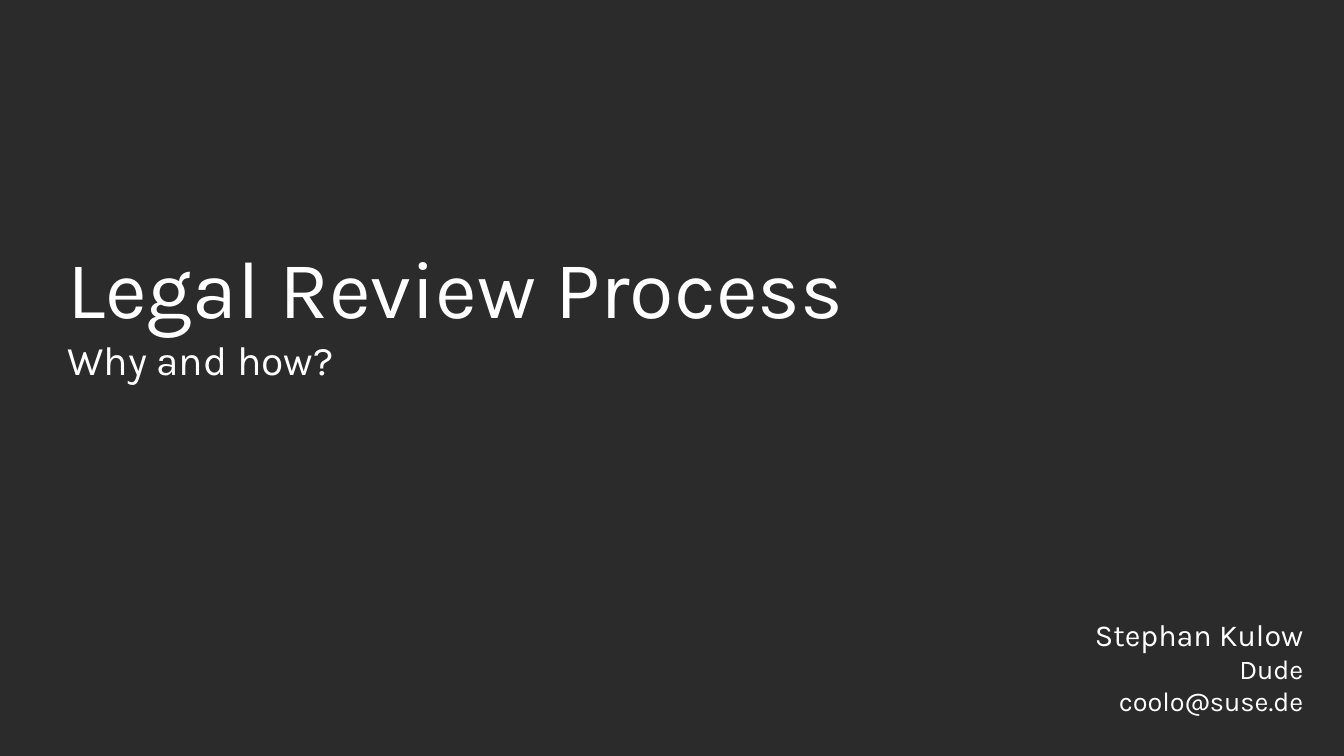
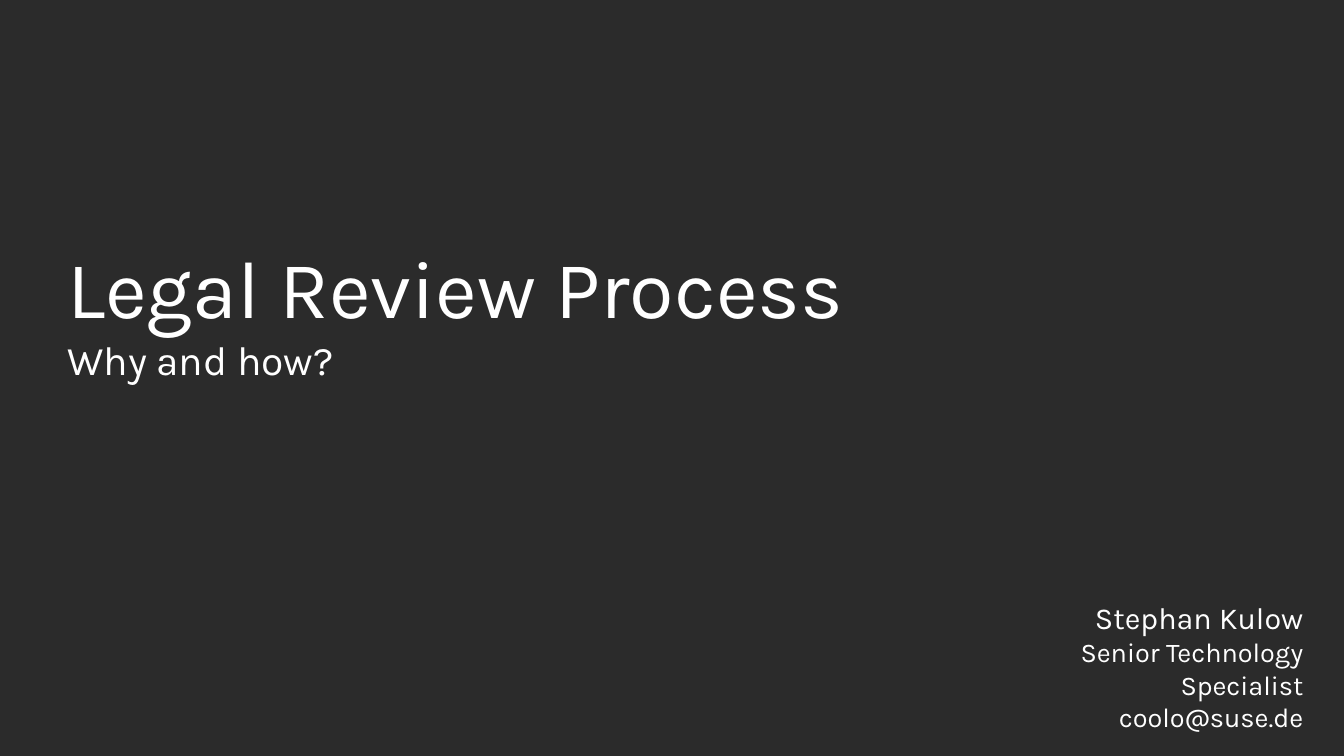
Before and after one commit to coolo/drunken-adventure, a slide deck: slide 1 of osc2017-2/cavil.odp. Drawn at 1344x756 pixels with LibreOffice and Linux fonts; fonts in the diff are those of the drawing; background and template pictures are left out; a plain dark background stands for a picture behind light text. Boxes give left, top, right and bottom in pixels: in the first picture for what was removed or moved away, otherwise in the second. Text is boxed around its words. In the diff, an @@ line names an element or a change of style, - is before the commit and + after.

```diff
--- a/osc2017-2/cavil.odp
+++ b/osc2017-2/cavil.odp
@@ subtitle at (1081,643,1304,702): text changed @@
-Dude
+Senior Technology Specialist
```
Also in this commit, not shown: 1 other slide changed, 8 slides added, 1 slide removed.
